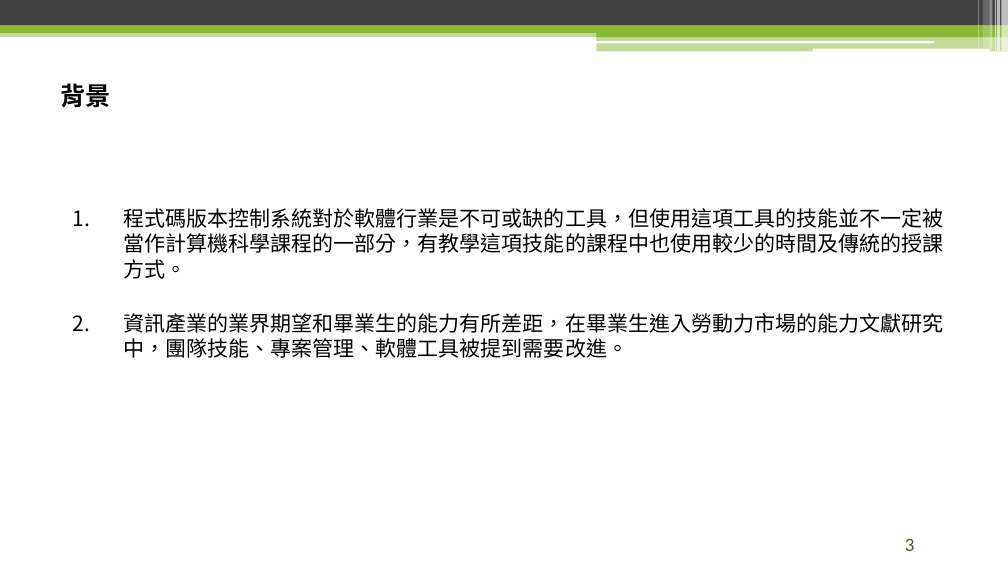
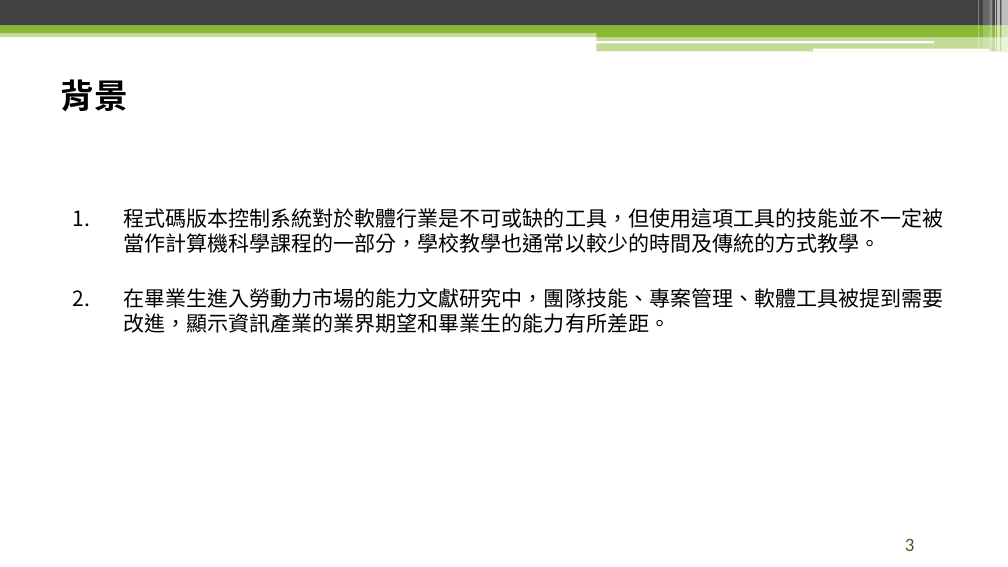
Before and after one commit to raknza/Master-Thesis, a slide deck: slide 3 of 論文口試.pptx. Drawn at 1008x567 pixels with LibreOffice and Linux fonts; fonts in the diff are those of the drawing; background and template pictures are left out. Boxes give left, top, right and bottom in pixels: in the first picture for what was removed or moved away, otherwise in the second. Text is boxed around its words. In the diff, an @@ line names an element or a change of style, - is before the commit and + after.

```diff
--- a/論文口試.pptx
+++ b/論文口試.pptx
@@ title "背景" at box(60, 79, 127, 111): size 24 to 32 pt @@
@@ text at box(123, 208, 943, 333): text changed @@
-1. 程式碼版本控制系統對於軟體行業是不可或缺的工具，但使用這項工具的技能並不一定被當作計算機科學課程的一部分，有教學這項技能的課程中也使用較少的時間及傳統的授課方式。
-2. 資訊產業的業界期望和畢業生的能力有所差距，在畢業生進入勞動力市場的能力文獻研究中，團隊技能、專案管理、軟體工具被提到需要改進。
+1. 程式碼版本控制系統對於軟體行業是不可或缺的工具，但使用這項工具的技能並不一定被當作計算機科學課程的一部分，學校教學也通常以較少的時間及傳統的方式教學。
+2. 在畢業生進入勞動力市場的能力文獻研究中，團隊技能、專案管理、軟體工具被提到需要改進，顯示資訊產業的業界期望和畢業生的能力有所差距。
```
Also in this commit, not shown: 26 other slides changed, 4 slides added, 3 other files.
